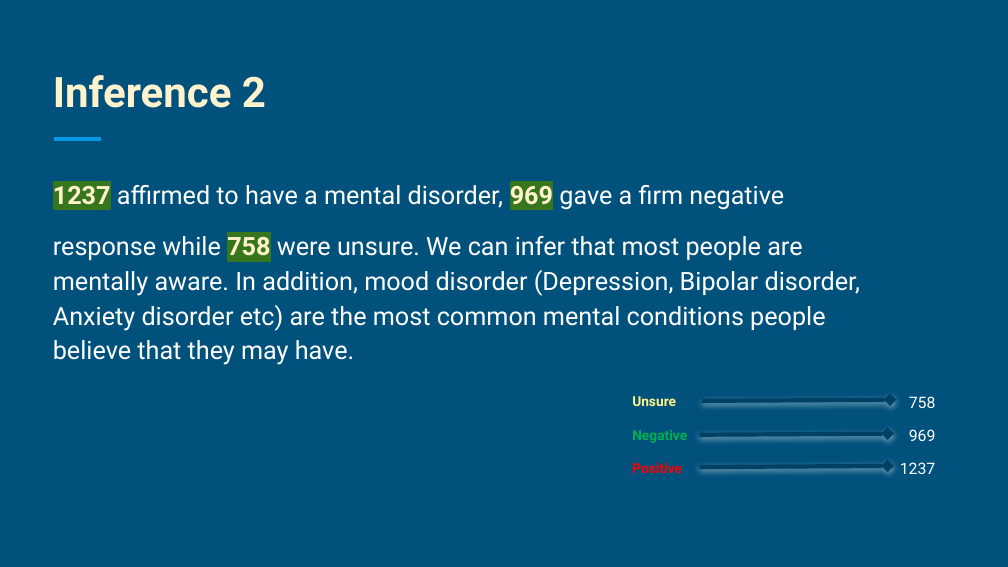
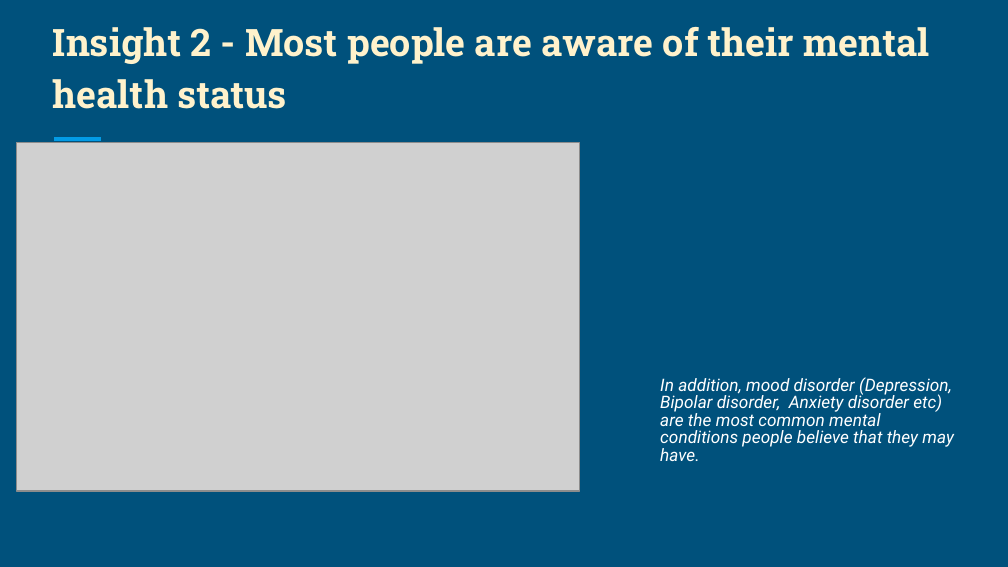
Before and after one commit to Mikingsley02/Delta-Team, a slide deck: slide 7 of THE ADA PROJECT TEAM DELTA - DATA TRACK.pptx. Drawn at 1008x567 pixels with LibreOffice and Linux fonts; fonts in the diff are those of the drawing; grey boxes stand for pictures. Boxes give left, top, right and bottom in pixels: in the first picture for what was removed or moved away, otherwise in the second. Text is boxed around its words. In the diff, an @@ line names an element or a change of style, - is before the commit and + after.

```diff
--- a/THE ADA PROJECT TEAM DELTA - DATA TRACK.pptx
+++ b/THE ADA PROJECT TEAM DELTA - DATA TRACK.pptx
@@ title at bbox=[53, 27, 929, 109]: text changed; size 30 to 27 pt; font Roboto to Roboto Slab @@
-Inference 2
+Insight 2 - Most people are aware of their mental health status
@@ picture added at bbox=[17, 143, 581, 491] @@
@@ text at bbox=[660, 377, 954, 461]: text changed; size 18 to 12.3 pt; italic on @@
-1237 affirmed to have a mental disorder, 969 gave a firm negative
-response while 758 were unsure. We can infer that most people are mentally aware. In addition, mood disorder (Depression, Bipolar disorder, Anxiety disorder etc) are the most common mental conditions people believe that they may have.
+In addition, mood disorder (Depression, Bipolar disorder, Anxiety disorder etc) are the most common mental conditions people believe that they may have.
@@ text removed at bbox=[632, 396, 687, 473] @@
-Unsure
-Negative
-Positive
@@ arrow removed from (702, 401) to (890, 400) @@
@@ text removed at bbox=[900, 396, 936, 474] @@
-758
-969
-1237
@@ arrow removed from (700, 434) to (888, 433) @@
@@ arrow removed from (700, 467) to (888, 466) @@
```
Also in this commit, not shown: 5 other slides changed, 3 slides added, 2 slides removed.
